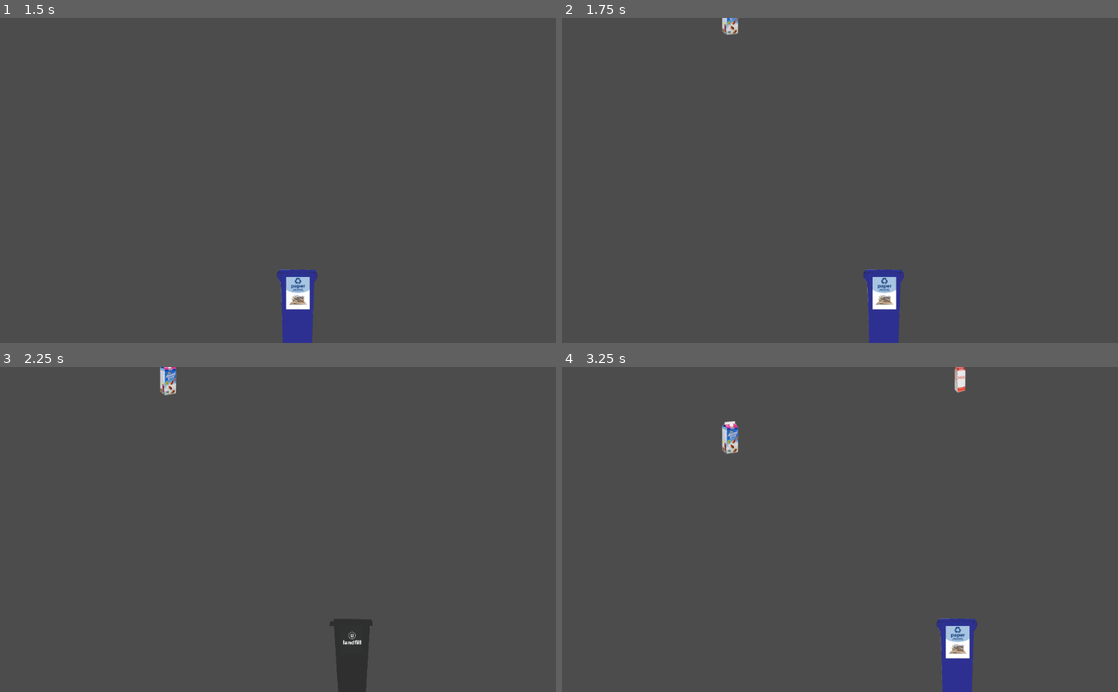
Above: before the commit, frames 1-4 (two rows, left to right).
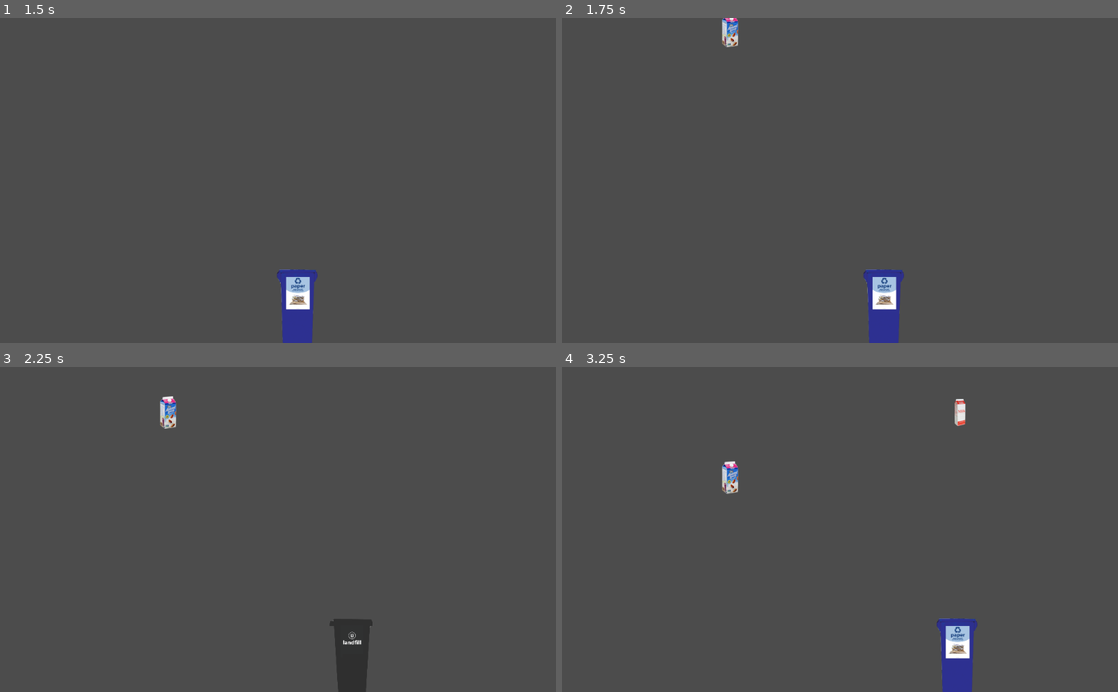
Above: after the commit, the same moments.

Repository: kevin-corcoran/WRM_Game2
Game: Godot game, scene res://MainMenu.tscn
Same seed, same stepped clock (60 frames per second), same inputs: the game is played once before the commit and once after it.
Inputs:
- Up to frame 1 (1.5 s): click "Play" at 0.5 s; tap Enter at 1.25 s; hold Right from 1.28 s (still down); tap A (key_a) at 1.35 s
- Up to frame 2 (1.75 s): keep holding Right
- Up to frame 3 (2.25 s): release Right at 2.03 s; hold S from 2.03 s (still down); tap D (key_d) at 2.1 s
- Up to frame 4 (3.25 s): release S at 2.78 s; hold Right from 2.78 s (still down); tap A (key_a) at 2.85 s

Frame 1 is identical in both runs. In frame 2, 0.2% of the frame differs, in the area x 28-32%, y 0-9%; in frame 3, 0.5%; in frame 4, 0.9%, in the area x 28-73%, y 0-40%.

Commit message:
added skelaton collision behavior

Diff:
--- a/TrashScene.tscn
+++ b/TrashScene.tscn
@@ -1,13 +1,29 @@
-[gd_scene load_steps=5 format=2]
+[gd_scene load_steps=9 format=2]
 
 [ext_resource path="res://scripts/TrashScene.gd" type="Script" id=1]
 [ext_resource path="res://scripts/Bins.gd" type="Script" id=2]
 [ext_resource path="res://assets/landfill_bin.png" type="Texture" id=3]
+[ext_resource path="res://scripts/trash_behavior.gd" type="Script" id=4]
 
 [sub_resource type="RectangleShape2D" id=1]
 
 custom_solver_bias = 0.0
 extents = Vector2( 80, 140 )
+
+[sub_resource type="RectangleShape2D" id=2]
+
+custom_solver_bias = 0.0
+extents = Vector2( 10, 10 )
+
+[sub_resource type="RectangleShape2D" id=3]
+
+custom_solver_bias = 0.0
+extents = Vector2( 10, 10 )
+
+[sub_resource type="RectangleShape2D" id=4]
+
+custom_solver_bias = 0.0
+extents = Vector2( 10, 10 )
 
 [node name="Node" type="Node" index="0"]
 
@@ -35,6 +51,20 @@
 
 shape = SubResource( 1 )
 
+[node name="Area2D" type="Area2D" parent="Player/Bins" index="2"]
+
+input_pickable = true
+gravity_vec = Vector2( 0, 1 )
+gravity = 98.0
+linear_damp = 0.1
+angular_damp = 1.0
+audio_bus_override = false
+audio_bus_name = "Master"
+
+[node name="CollisionShape2D" type="CollisionShape2D" parent="Player/Bins/Area2D" index="0"]
+
+shape = SubResource( 2 )
+
 [node name="Timer" type="Timer" parent="." index="1"]
 
 process_mode = 1
@@ -42,4 +72,32 @@
 one_shot = false
 autostart = true
 
+[node name="Trash" type="Node" parent="." index="2"]
+
+[node name="KinematicBody2D" type="KinematicBody2D" parent="Trash" index="0"]
+
+input_pickable = false
+collision_layer = 1
+collision_mask = 1
+collision/safe_margin = 0.08
+script = ExtResource( 4 )
+
+[node name="CollisionShape2D" type="CollisionShape2D" parent="Trash/KinematicBody2D" index="0"]
+
+shape = SubResource( 3 )
+
+[node name="Area2D" type="Area2D" parent="Trash/KinematicBody2D" index="1"]
+
+input_pickable = true
+gravity_vec = Vector2( 0, 1 )
+gravity = 98.0
+linear_damp = 0.1
+angular_damp = 1.0
+audio_bus_override = false
+audio_bus_name = "Master"
+
+[node name="CollisionShape2D" type="CollisionShape2D" parent="Trash/KinematicBody2D/Area2D" index="0"]
+
+shape = SubResource( 4 )
+
 [connection signal="timeout" from="Timer" to="." method="_on_Timer_timeout"]
--- a/scripts/Bins.gd
+++ b/scripts/Bins.gd
@@ -1,4 +1,4 @@
-extends KinematicBody2D
+ extends KinematicBody2D
 
 var speed = 3
 var move_direction = Vector2(0, 0)
@@ -49,3 +49,7 @@
 #	if(Input.is_key_pressed(KEY_S)):
 #		move_direction += Vector2(0, 1)
 	move_and_collide(move_direction.normalized() * speed)
+
+#func _on_body_entered(body):
+##	body.free()
+#	print("collision!!!!!!!")
--- a/scripts/Resources.gd
+++ b/scripts/Resources.gd
@@ -9,6 +9,9 @@
 var compost_items = dir_contents("res://assets/compost/")
 var bcp_items = dir_contents("res://assets/bcp/")
 var paper_items = dir_contents("res://assets/paper/")
+
+#var states = [landfill_bin, compost_bin, bcp_bin, paper_bin]
+#var current_state = 0;
 
 var trash = {
 	'landfill' : [],
--- a/scripts/TrashScene.gd
+++ b/scripts/TrashScene.gd
@@ -5,12 +5,18 @@
 # var b = "textvar"
 var bins = ['paper','bcp','compost','landfill']
 onready var my_timer = get_node("Timer") # get node reference
-var trash = []
+#var trash_objects = {}
+#var num_trash = 0
+#var velocity = rand_range(4, 10)
+
 func _ready():
 	pass
 
 func _process(delta):
 	pass
+#	for trash in trash_objects:
+##		print(num_trash)
+#		trash.move_and_collide(Vector2(0, -velocity)*delta)
 
 func trash():
 	var rigid_body = RigidBody2D.new()
@@ -28,13 +34,16 @@
 	var bin_type = bins[randi() % bins.size()]
 	var trash_ind = randi() % Resources.trash[bin_type].size()
 
-	var rigid_body = RigidBody2D.new()
-	rigid_body.position = Vector2(x_pos, y_pos)
-	add_child(rigid_body)
+#	print(bin_type)
+#	var node = Node.new()
+	var body = KinematicBody2D.new()
+	body.position = Vector2(x_pos, y_pos)
+#	node.add_child(body)
+	add_child(body)
 
 	var sprite = Sprite.new()
 	sprite.texture = Resources.trash[bin_type][trash_ind]
-	rigid_body.add_child(sprite)
+	body.add_child(sprite)
 
 
 	var shape = RectangleShape2D.new()
@@ -42,19 +51,39 @@
 	shape.set_extents(Vector2(sprite.get_texture().get_width()/2,sprite.get_texture().get_height()/2))
 	var collision_shape = CollisionShape2D.new()
 	collision_shape.set_shape(shape)
-	rigid_body.add_child(collision_shape)
+	body.add_child(collision_shape)
 
-	connect("body_entered", rigid_body, "_on_body_entered")
+	# might not be necessary
+	var area = Area2D.new()
+	var area_collision = CollisionShape2D.new()
+	var area_shape = RectangleShape2D.new()
+	area_shape.set_extents(Vector2(sprite.get_texture().get_width()/2,sprite.get_texture().get_height()/2))
+	area_collision.set_shape(area_shape)
+	body.add_child(area)
+	area.add_child(area_collision)
 
-func _on_body_entered(body):
-#	body.free()
-	print("collision!")
+	body.set_script(load("res://scripts/trash_behavior.gd"))
+	body.notification(NOTIFICATION_READY)
+
+
+#	num_trash += num_trash
+#	trash_objects[num_trash] = body
+#	num_trash += num_trash
+#	body.move_and_collide(Vector2(0, -1))
+#	body.set_process(
+
+#	connect("body_entered", body, "_on_body_entered")
+#
+#func _on_body_entered(body):
+##	body.free()
+#	print("collision!")
 #  if body.get_name() == "player":
-#    body.hit_by_enemy()
+
 
 
 # Timer node set to call random_trash() every 1 second in the inspector, programatically changed everytime after.
 func _on_Timer_timeout():
 	random_trash()
 	my_timer.wait_time = rand_range(2,10)
+
 #	pass # replace with function body
--- /dev/null
+++ b/scripts/trash_behavior.gd
@@ -0,0 +1,41 @@
+extends KinematicBody2D
+
+# class member variables go here, for example:
+# var a = 2
+# var b = "textvar"
+
+func _init():
+	pass
+#	print("called?")
+#	print(get_node("/root/Node/Player/Bins/Area2D"))
+#	get_node("/root/Node/Player/Bins/Area2D").connect("body_enter", self, "_on_body_entered")
+#	get_node("/root").connect("body_enter", self, "_on_body_entered")
+#	_ready()
+#	_process()
+#	print(bin_type)
+
+# doesn't get called for some reason
+func _ready():
+	pass
+	# Called when the node is added to the scene for the first time.
+	# Initialization here
+#	print("node", get_node("/root/Node/Player/Bins"))
+#	get_node("/root/Node/Player/Bins/Area2D").connect("body_enter", self, "_on_body_entered")
+#	get_node().connect("body_entered", self, "_on_body_entered")
+	print("connecting")
+
+
+#func _on_body_entered(body):
+##	body.free()
+#	print("collision!")
+##	pass
+
+func _process(delta):
+	# Called every frame. Delta is time since last frame.
+	# Update game logic here.
+#	print("process")
+	var collision = move_and_collide(Vector2(0, 1).normalized() * 2)
+	if collision:
+		print("collision!")
+		self.free()
+#	pass
